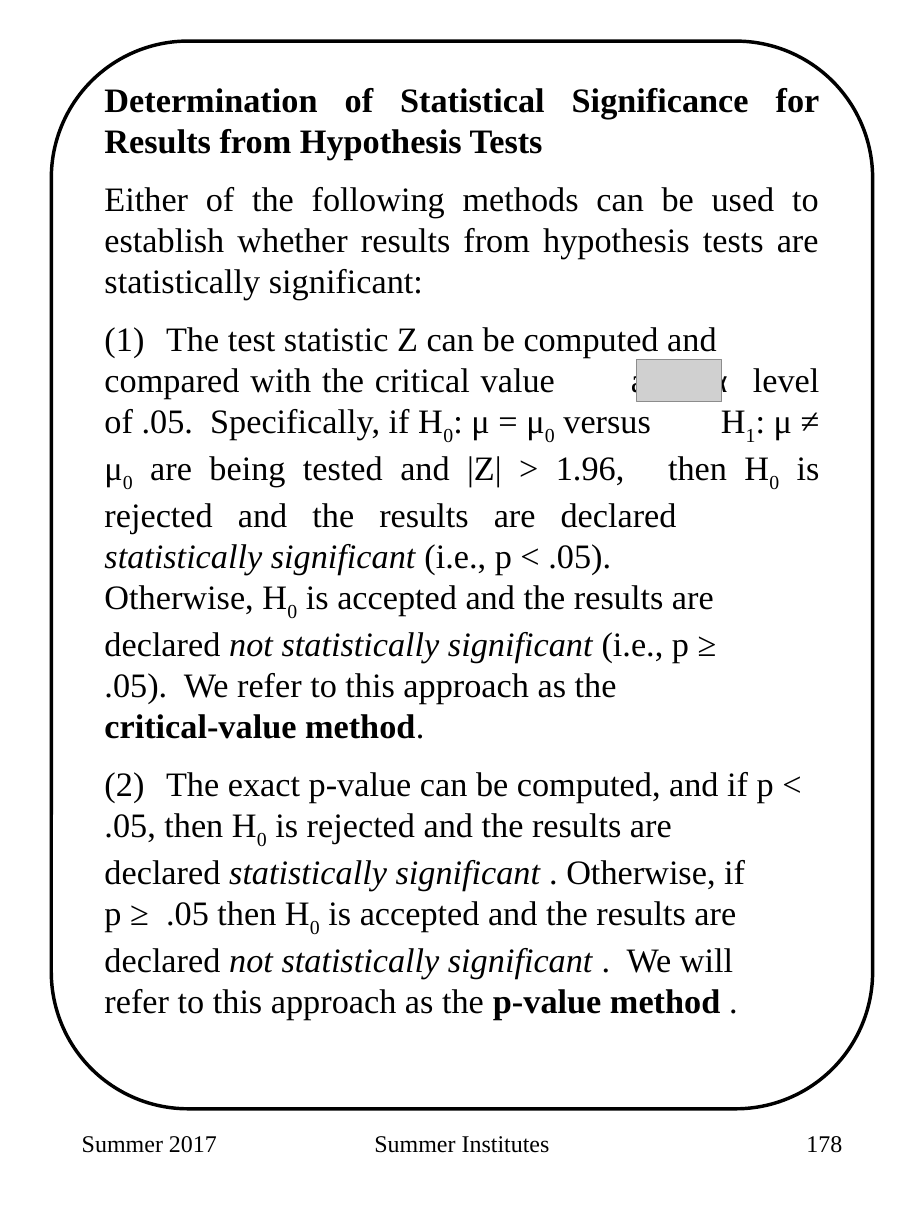
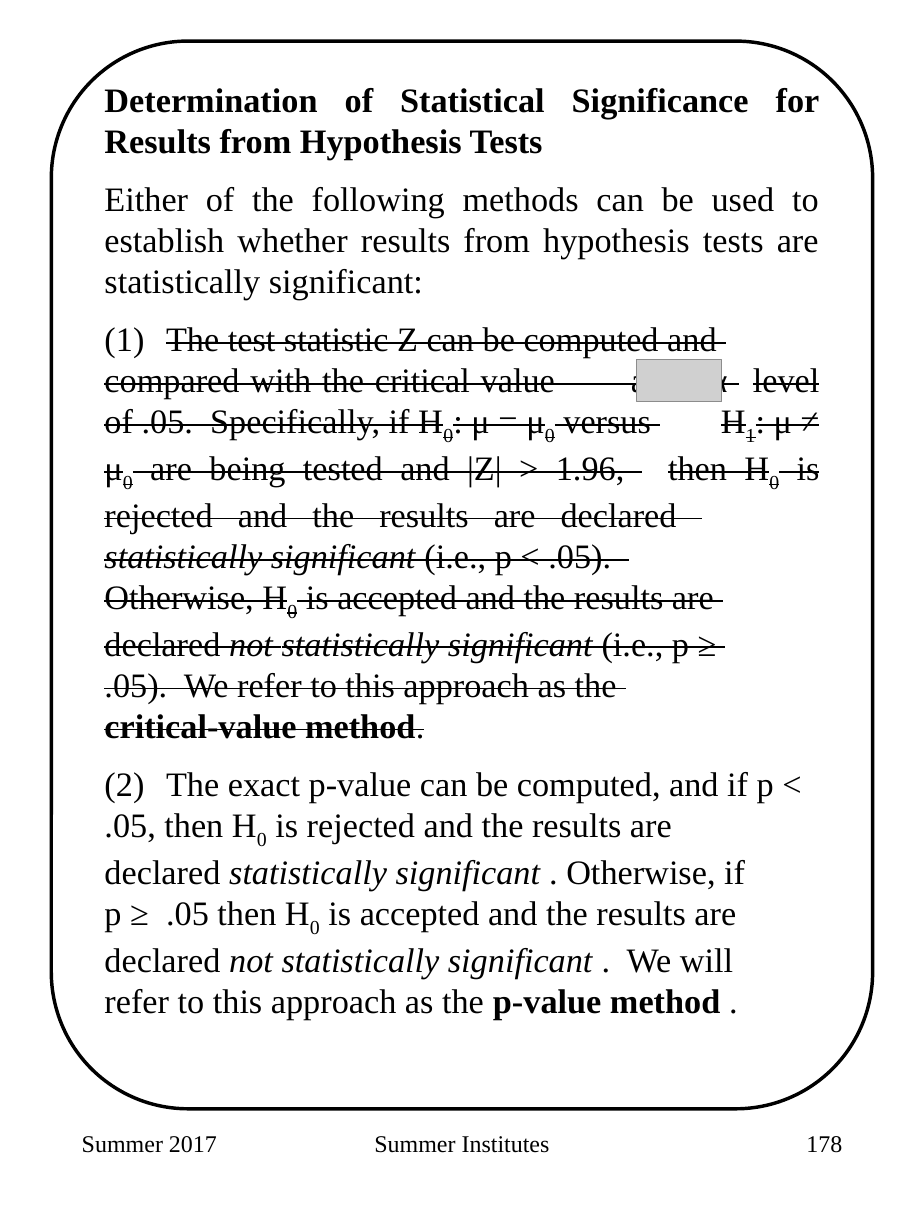
Before and after one commit to adw96/summer-institutes, a slide deck: slide 14 of 2018_sisg_1_6.pptx. Drawn at 924x1232 pixels with LibreOffice and Linux fonts; fonts in the diff are those of the drawing; grey boxes stand for pictures. Boxes give left, top, right and bottom in pixels: in the first picture for what was removed or moved away, otherwise in the second. Text is boxed around its words. In the diff, an @@ line names an element or a change of style, - is before the commit and + after.

```diff
--- a/2018_sisg_1_6.pptx
+++ b/2018_sisg_1_6.pptx
@@ text at [104,327,820,739]: strikethrough on in "The test statistic Z can be computed ..." @@
```
Also in this commit, not shown: 2 other slides changed, 6 other files.
